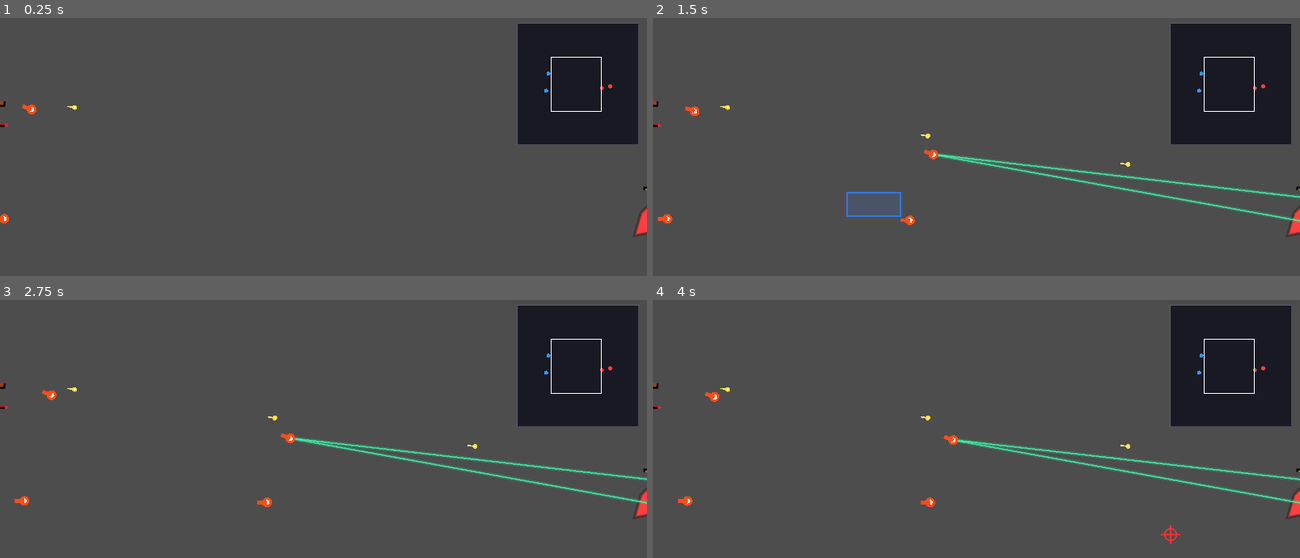
Above: before the commit, frames 1-4 (two rows, left to right).
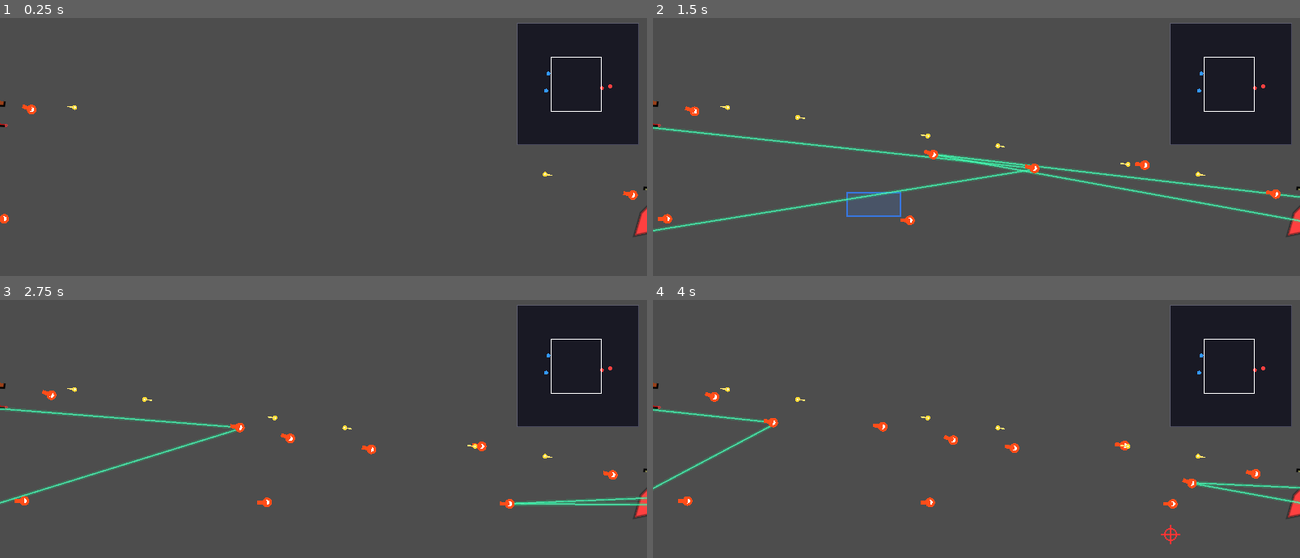
Above: after the commit, the same moments.

Repository: ZhanXuzhao/SpaceRTS
Game: Godot game, scene res://scenes/main.tscn
Two runs of this game, one before a commit and one after it. Both use one fixed random seed, a clock stepped at 60 frames per second and the inputs below.
Inputs (mouse positions are in pixels of both pictures, inside the frame that each line leads up to):
- Up to frame 1 (0.25 s): no input
- Up to frame 2 (1.5 s): tap Enter at 0.5 s; move the mouse to (1118, 180) at 0.52 s; tap R at 0.6 s; click (1118, 180) at 0.67 s; drag from (847, 216) to (1008, 147) at 1.27 s
- Up to frame 3 (2.75 s): move the mouse to (388, 400) at 2.02 s; hold Shift from 2.03 s (still down)
- Up to frame 4 (4 s): release Shift at 2.75 s; drag from (944, 552) to (1125, 447) at 2.77 s; move the mouse to (1170, 534) at 3.52 s; hold A from 3.53 s (still down); tap Q at 3.6 s

The runs differ from the first frame. In frame 1, less than 0.1% of the frame differs, in the area x 83-99%, y 59-71%; in frame 2, 1.9%; in frame 3, 3.5%, in the area x 0-100%, y 37-81%; in frame 4, 2.5%.

Commit message:
Fix: projectile boundary too small for 1000px spawn gap (was 900, now 2000)

Diff:
--- a/scripts/projectile.gd
+++ b/scripts/projectile.gd
@@ -74,7 +74,7 @@
 		return
 
 	var pos = global_position
-	if pos.x < -100 or pos.x > 900 or pos.y < -100 or pos.y > 700:
+	if pos.x < -500 or pos.x > 2000 or pos.y < -500 or pos.y > 1500:
 		queue_free()
 
 	queue_redraw()
